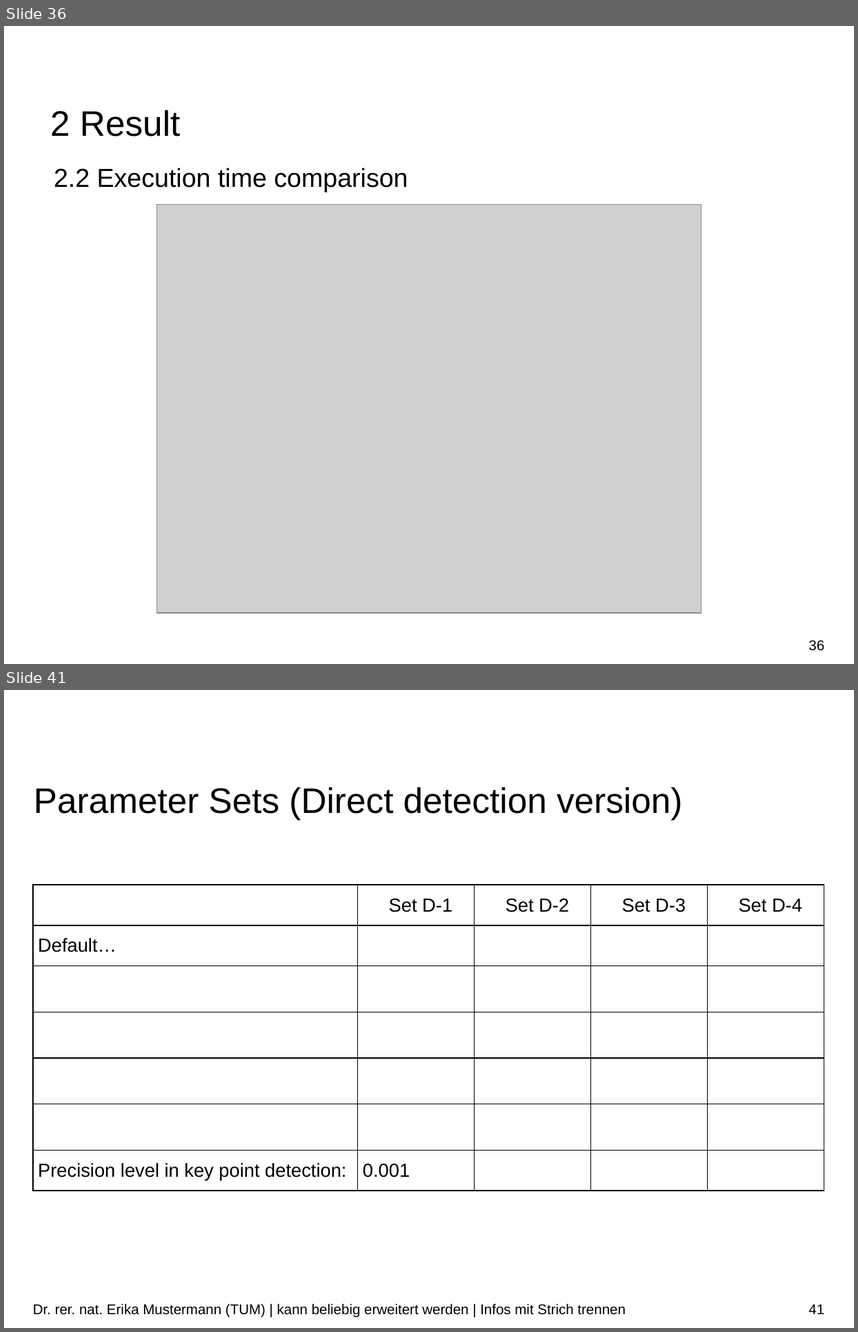
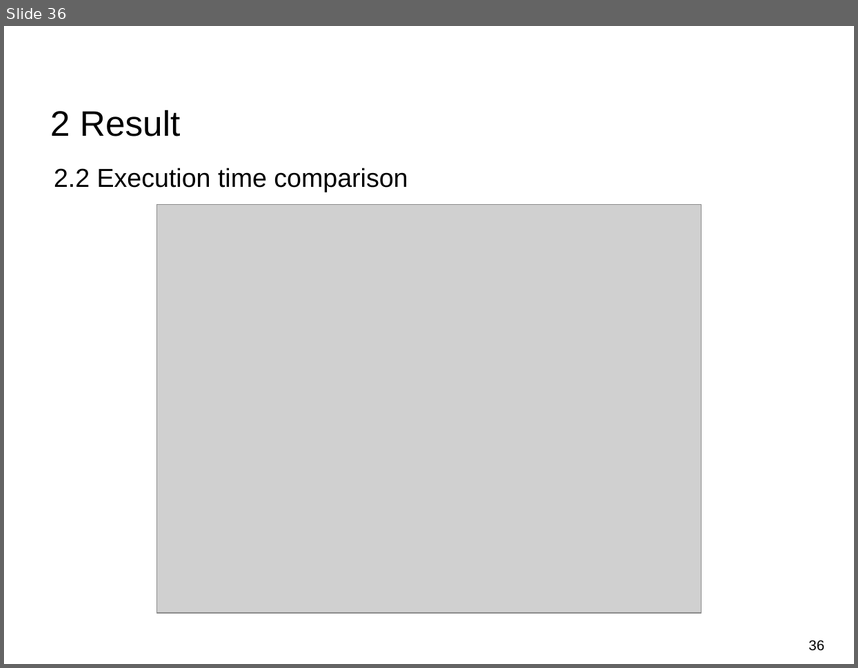
Before and after one commit to Tom-Huang/visual_navigation, a slide deck: Indirect Visual Odometry with Optical Flow.odp. Shown one above the other, each under a label of ours: slides 36 and 41 before the commit, slide 36 after it; the slides between them are not shown. The pictures are 858x1332 and 858x668 pixels, drawn with LibreOffice and Linux fonts; fonts in the diff are those of the drawing; grey boxes stand for pictures; background and template pictures are left out. Boxes give left, top, right and bottom in pixels: in the first picture for what was removed or moved away, otherwise in the second. Text is boxed around its words. In the diff, an @@ line names an element or a change of style, - is before the commit and + after.

```diff
--- a/Indirect Visual Odometry with Optical Flow.odp
+++ b/Indirect Visual Odometry with Optical Flow.odp
@@ slide 41 removed at [4, 690, 854, 1328], background #FFFFFF @@
@@ title removed at [34, 787, 682, 820] @@
-Parameter Sets (Direct detection version)
@@ table removed at [33, 885, 824, 1190], 7 rows, 5 columns @@
- | Set D-1 | Set D-2 | Set D-3 | Set D-4
-Default… |  |  |  | 
- |  |  |  | 
- |  |  |  | 
- |  |  |  | 
- |  |  |  | 
-Precision level in key point detection: | 0.001 |  |  | 
@@ text removed at [33, 1303, 625, 1317] @@
-Dr. rer. nat. Erika Mustermann (TUM) | kann beliebig erweitert werden | Infos mit Strich trennen
@@ page number removed at [809, 1304, 824, 1314] @@
-41
```
Also in this commit, not shown: 3 slides changed, 5 slides added, 7 other slides removed.
